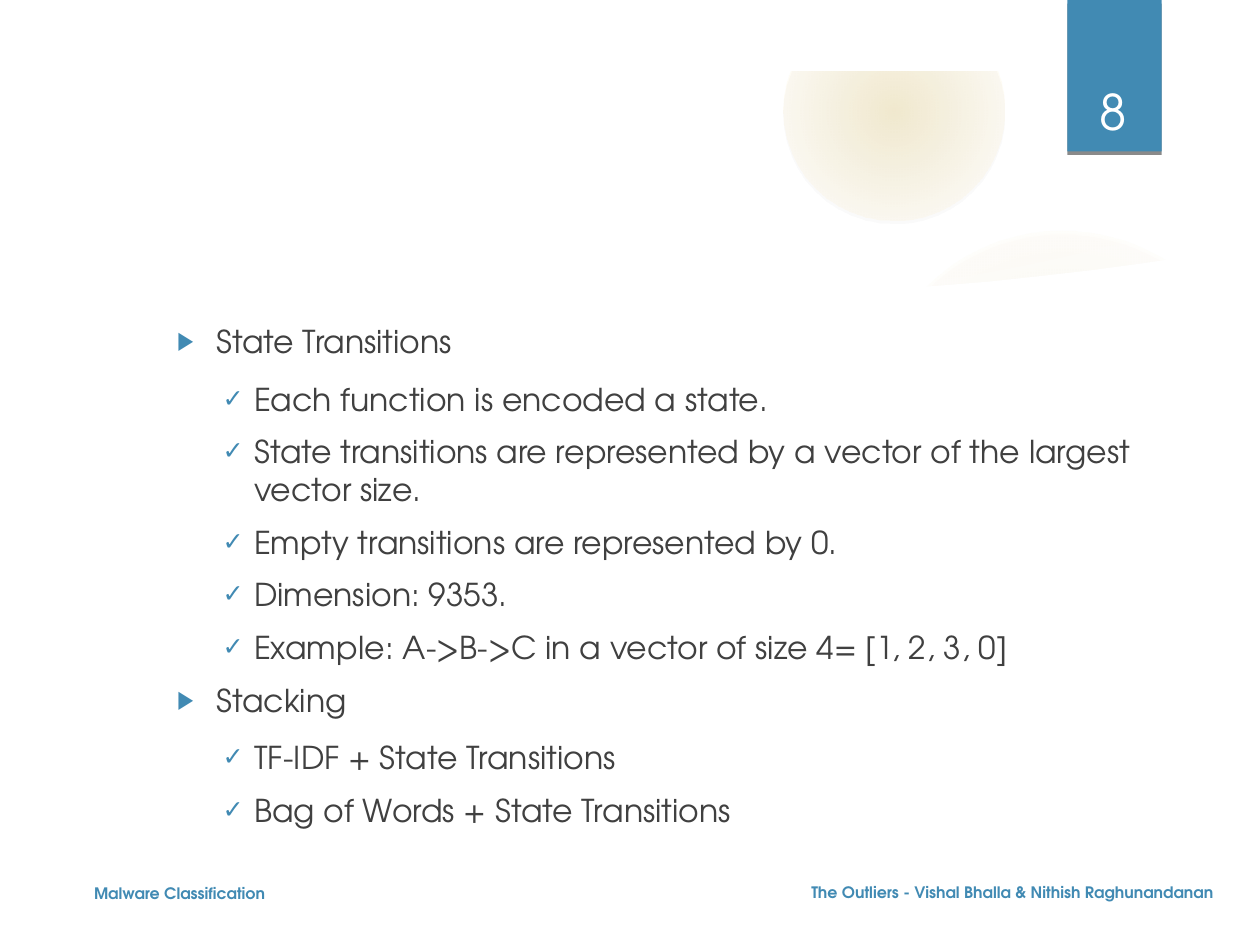
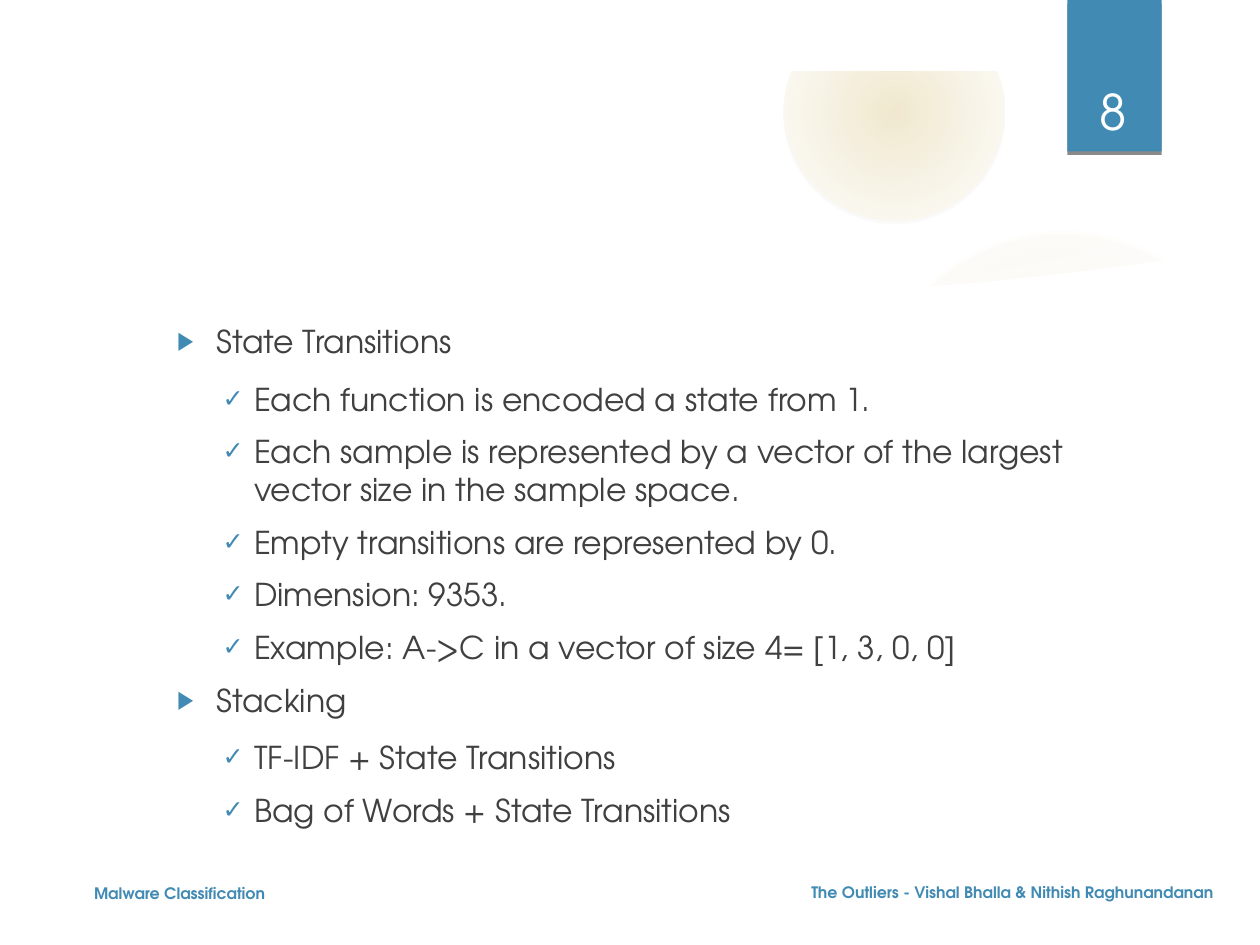
Before and after one commit to nehgu/Anomaly-Detection, a slide deck: slide 8 of Challenges/Malware_Classification_On_Behavioral_Data_Challenge_5/Ppt_Malware_Classification_Challenge_5.odp. Drawn at 1260x945 pixels with LibreOffice and Linux fonts; fonts in the diff are those of the drawing; background and template pictures are left out. Boxes give left, top, right and bottom in pixels: in the first picture for what was removed or moved away, otherwise in the second. Text is boxed around its words. In the diff, an @@ line names an element or a change of style, - is before the commit and + after.

Commit message:
Updated code, ppt

```diff
--- a/Challenges/Malware_Classification_On_Behavioral_Data_Challenge_5/Ppt_Malware_Classification_Challenge_5.odp
+++ b/Challenges/Malware_Classification_On_Behavioral_Data_Challenge_5/Ppt_Malware_Classification_Challenge_5.odp
@@ text at bbox=[254, 387, 1063, 507]: text changed @@
-    ✓ Each function is encoded a state.
-    ✓ State transitions are represented by a vector of the largest vector size.
+    ✓ Each function is encoded a state from 1.
+    ✓ Each sample is represented by a vector of the largest vector size in the sample space.
@@ text at bbox=[254, 635, 955, 666]: text changed @@
-    ✓ Example: A->B->C in a vector of size 4= [1, 2, 3, 0]
+    ✓ Example: A->C in a vector of size 4= [1, 3, 0, 0]
```
Also in this commit, not shown: 1 other slide changed, 1 other file.
